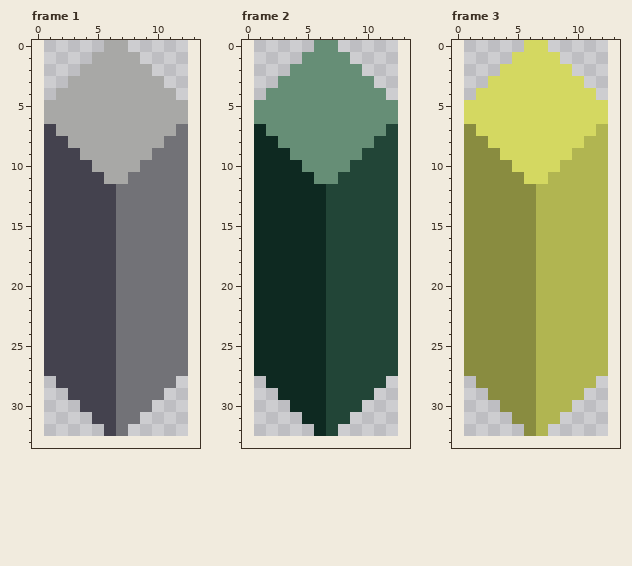
A pixel-art file gets an edit: external/aseprite/wall.aseprite. The first picture shows the starting point.
12x33 pixels, 3 frames. Shown: frame 1, frame 2, frame 3. The old version is drawn lined up with the new one, on the new canvas.
New version:
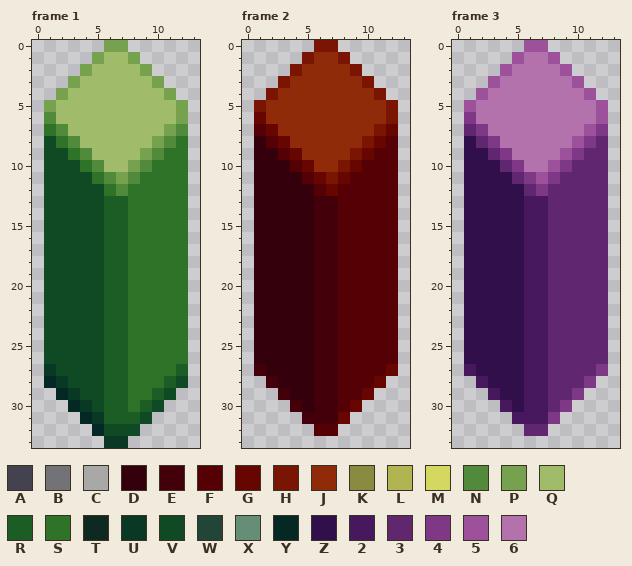
Palette (. is transparent): A #44424e  B #727277  C #a8a8a6  D #33000c  E #43000a  F #540005  G #670601  H #7a1504  J #8f2b08  K #898c40  L #b1b551  M #d4d861  N #508a3a  P #76a24f  Q #a0bb69  R #1b5d24  S #2e7328  T #0e2921  U #093825  V #104a25  W #224537  X #668e76  Y #042823  Z #310f4a  2 #47185d  3 #612670  4 #7e3885  5 #9c519a  6 #b372ab
Edits made:
canvas 12x33 -> 14x34, the old top-left corner now at 1,0
Changed rows in their new state; - is an unchanged pixel.
Frame 1:
first column x 1:
 0 -----PP-----
 1 ----PQQP----
 2 ---PQQQQP---
 3 --PQQQQQQP--
 4 -PQQQQQQQQP-
 5 PQQQQQQQQQQP
 6 NQQQQQQQQQQP
 7 SNQQQQQQQQPN
 8 VSNQQQQQQPNS
 9 VVSNQQQQPNSS
10 VVVSNQQPNSSS
11 VVVVSNPNSSSS
12 VVVVVSNSSSSS
13 VVVVVRRSSSSS
14 VVVVVRRSSSSS
15 VVVVVRRSSSSS
16 VVVVVRRSSSSS
17 VVVVVRRSSSSS
18 VVVVVRRSSSSS
19 VVVVVRRSSSSS
20 VVVVVRRSSSSS
21 VVVVVRRSSSSS
22 VVVVVRRSSSSS
23 VVVVVRRSSSSS
24 VVVVVRRSSSSS
25 VVVVVRRSSSSS
26 VVVVVRRSSSSS
27 UVVVVRRSSSSR
28 YUVVVRRSSSRV
29 -YUVVRRSSRV-
30 --YUVRRSRV--
31 ---YURRRV---
32 ----YVVV----
33 -----UU-----
Frame 2:
first column x 1:
 0 -----HH-----
 1 ----HJJH----
 2 ---HJJJJH---
 3 --HJJJJJJH--
 4 -HJJJJJJJJH-
 5 HJJJJJJJJJJH
 6 GJJJJJJJJJJH
 7 FGJJJJJJJJHG
 8 DFGJJJJJJHGF
 9 DDFGJJJJHGFF
10 DDDFGJJHGFFF
11 DDDDFGHGFFFF
12 DDDDDFGFFFFF
13 DDDDDEEFFFFF
14 DDDDDEEFFFFF
15 DDDDDEEFFFFF
16 DDDDDEEFFFFF
17 DDDDDEEFFFFF
18 DDDDDEEFFFFF
19 DDDDDEEFFFFF
20 DDDDDEEFFFFF
21 DDDDDEEFFFFF
22 DDDDDEEFFFFF
23 DDDDDEEFFFFF
24 DDDDDEEFFFFF
25 DDDDDEEFFFFF
26 DDDDDEEFFFFF
27 EDDDDEEFFFFG
28 -EDDDEEFFFG-
29 --EDDEEFFG--
30 ---EDEEFG---
31 ----EEEG----
32 -----FF-----
Frame 3:
first column x 1:
 0 -----55-----
 1 ----5665----
 2 ---566665---
 3 --56666665--
 4 -5666666665-
 5 566666666665
 6 466666666665
 7 346666666654
 8 Z34666666543
 9 ZZ3466665433
10 ZZZ346654333
11 ZZZZ34543333
12 ZZZZZ3433333
13 ZZZZZ2233333
14 ZZZZZ2233333
15 ZZZZZ2233333
16 ZZZZZ2233333
17 ZZZZZ2233333
18 ZZZZZ2233333
19 ZZZZZ2233333
20 ZZZZZ2233333
21 ZZZZZ2233333
22 ZZZZZ2233333
23 ZZZZZ2233333
24 ZZZZZ2233333
25 ZZZZZ2233333
26 ZZZZZ2233333
27 2ZZZZ2233334
28 -2ZZZ223334-
29 --2ZZ22334--
30 ---2Z2234---
31 ----2224----
32 -----33-----
